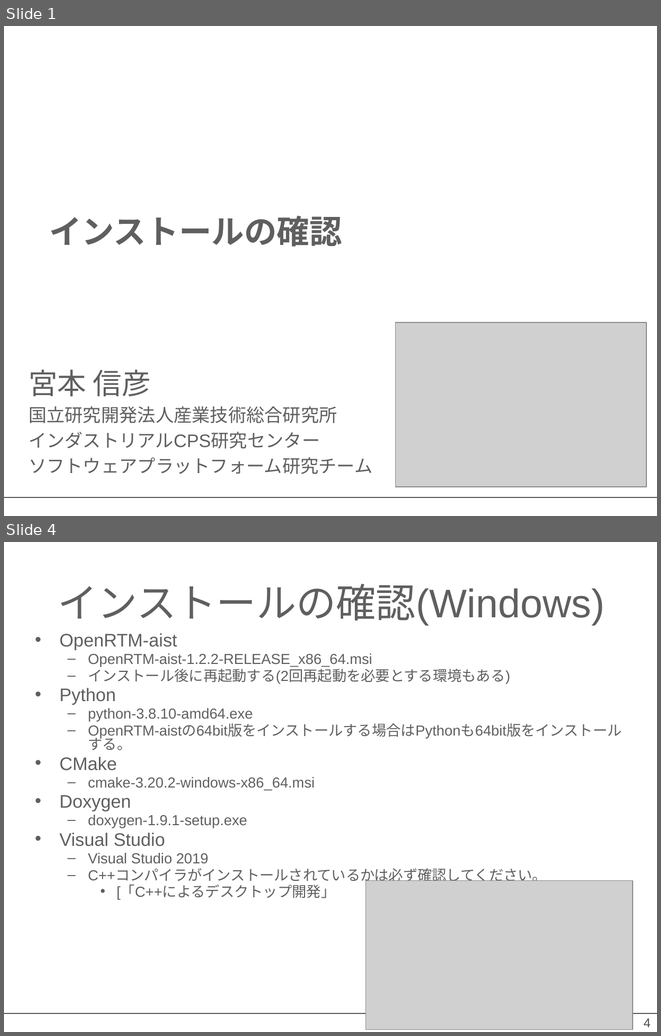
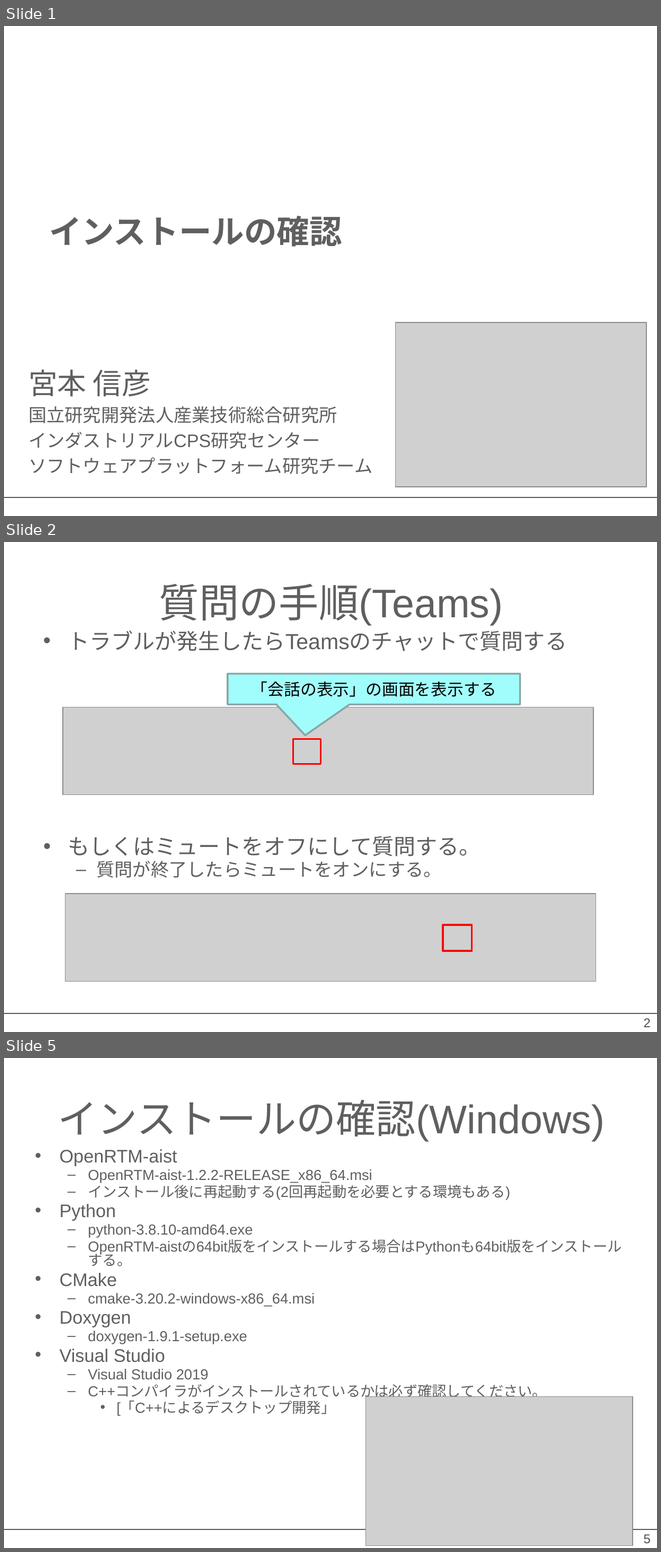
Before and after one commit to OpenRTM/RTM_Tutorial, a slide deck: ppt/インストールの確認_online.pptx. Shown one above the other, each under a label of ours: slides 1 and 4 before the commit, slides 1, 2 and 5 after it; the slides between them are not shown. The pictures are 661x1036 and 661x1552 pixels, drawn with LibreOffice and Linux fonts; fonts in the diff are those of the drawing; grey boxes stand for pictures; background and template pictures are left out. Boxes give left, top, right and bottom in pixels: in the first picture for what was removed or moved away, otherwise in the second. Text is boxed around its words. In the diff, an @@ line names an element or a change of style, - is before the commit and + after.

```diff
--- a/ppt/インストールの確認_online.pptx
+++ b/ppt/インストールの確認_online.pptx
@@ slide 2 added at [4,542,657,1032], background #FFFFFF; not listed: 1 template element that a slide beside it also shows @@
@@ title added at [159,584,503,626], 44 pt, text #5F5F5F @@
+質問の手順(Teams)
@@ text added at [68,631,567,651], 24 pt, text #5F5F5F @@
+• トラブルが発生したらTeamsのチャットで質問する
@@ speech box added at [228,674,521,705], fill #A1FDFB, outline #8AA6A8 2 pt, 18 pt, text #000000 @@
+「会話の表示」の画面を表示する
@@ picture added at [63,707,593,795] @@
@@ rectangle added at [293,739,321,764], outline #FF0000 2 pt @@
@@ text added at [68,836,480,877], 24 pt, text #5F5F5F @@
+• もしくはミュートをオフにして質問する。
+  – 質問が終了したらミュートをオンにする。
@@ picture added at [65,893,595,981] @@
@@ rectangle added at [443,925,471,951], outline #FF0000 2 pt @@
@@ page number added at [644,1018,651,1027], 14 pt, text #4D4D4D @@
+2
@@ what was slide 4 is now slide 5 @@
@@ page number at [644,1534,651,1543]: text changed @@
-4
+5
```
Also in this commit, not shown: 3 slides changed, 2 other slides added.
